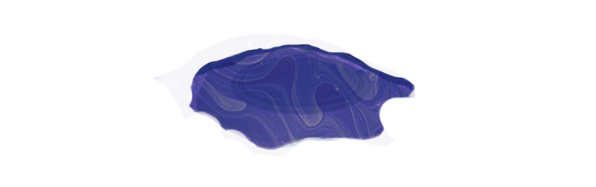
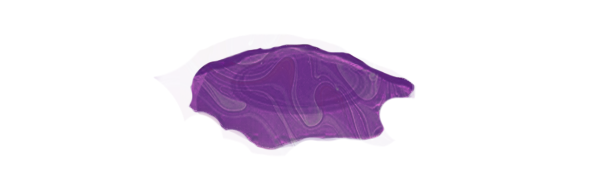
Two versions of the same layered image (596×187). Layer-by-layer changes:
pixels changed over [154, 35, 415, 155] (layer not identified)
